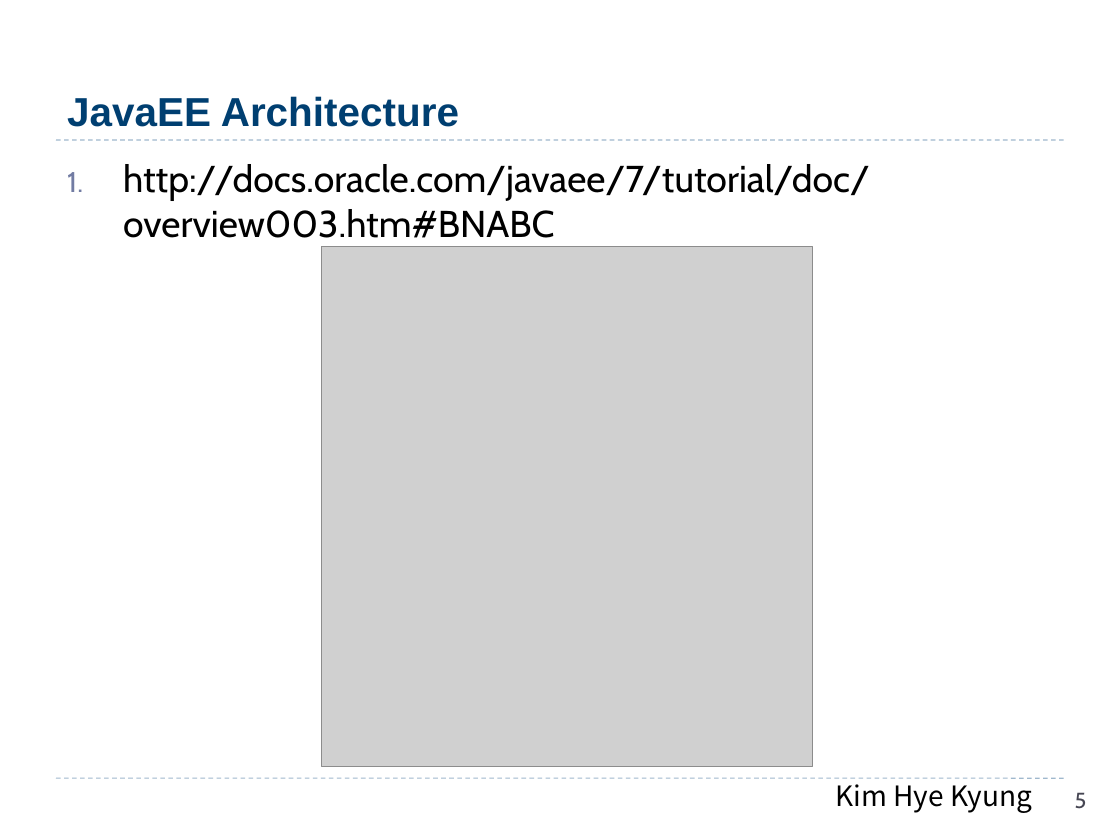
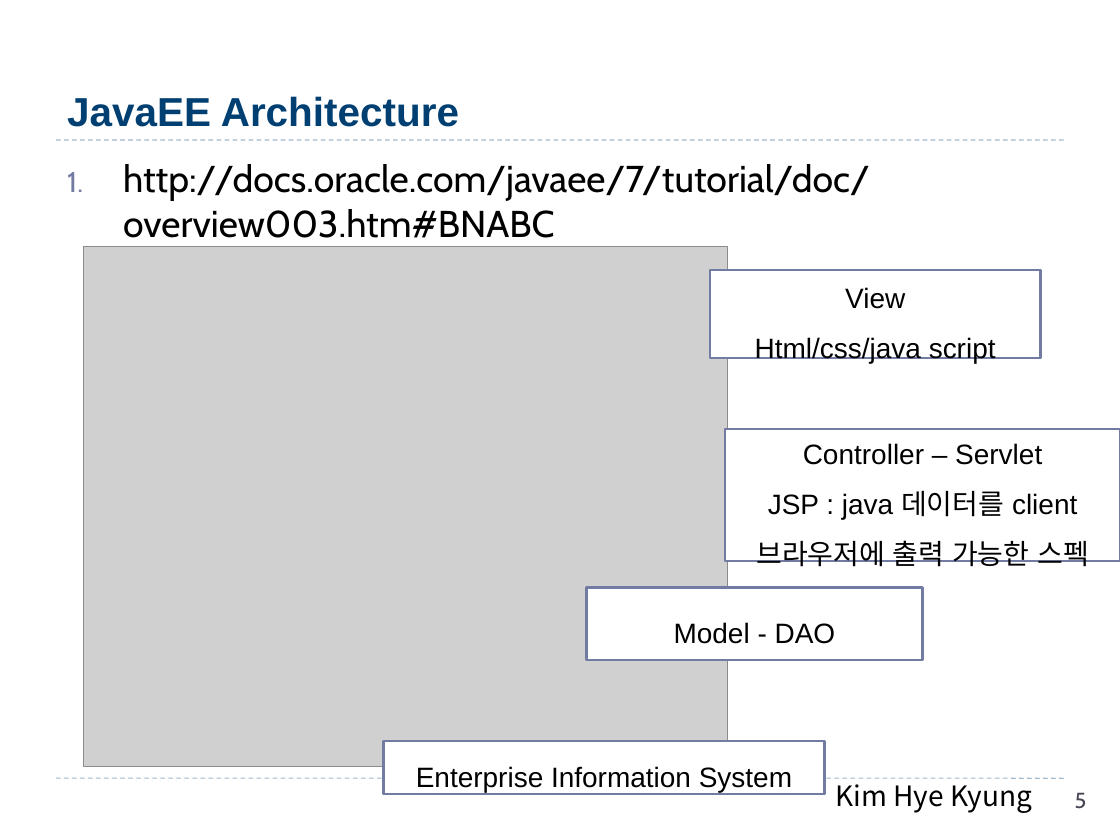
Before and after one commit to hwanginbeom/bigData, a slide deck: slide 5 of 1.Java_김혜경.pptx. Drawn at 1120x840 pixels with LibreOffice and Linux fonts; fonts in the diff are those of the drawing; grey boxes stand for pictures. Boxes give left, top, right and bottom in pixels: in the first picture for what was removed or moved away, otherwise in the second. Text is boxed around its words. In the diff, an @@ line names an element or a change of style, - is before the commit and + after.

```diff
--- a/1.Java_김혜경.pptx
+++ b/1.Java_김혜경.pptx
@@ picture resized from (x1=321, y1=246, x2=812, y2=767) to (x1=84, y1=246, x2=728, y2=767) @@
@@ rectangle added at (x1=710, y1=270, x2=1040, y2=358), fill #FFFFFF, outline #727CA3 1.5 pt, 18 pt, text #000000 @@
+View
+Html/css/java script
@@ rectangle added at (x1=726, y1=429, x2=1120, y2=561), fill #FFFFFF, outline #727CA3 1.5 pt, 18 pt, text #000000 @@
+Controller – Servlet
+JSP : java 데이터를 client 브라우저에 출력 가능한 스펙
@@ rectangle added at (x1=587, y1=588, x2=923, y2=661), fill #FFFFFF, outline #727CA3 1.5 pt, 18 pt, text #000000 @@
+Model - DAO
@@ rectangle added at (x1=384, y1=741, x2=825, y2=794), fill #FFFFFF, outline #727CA3 1.5 pt, 18 pt, text #000000 @@
+Enterprise Information System
```
Also in this commit, not shown: 14 other slides changed, 1 slide added.
